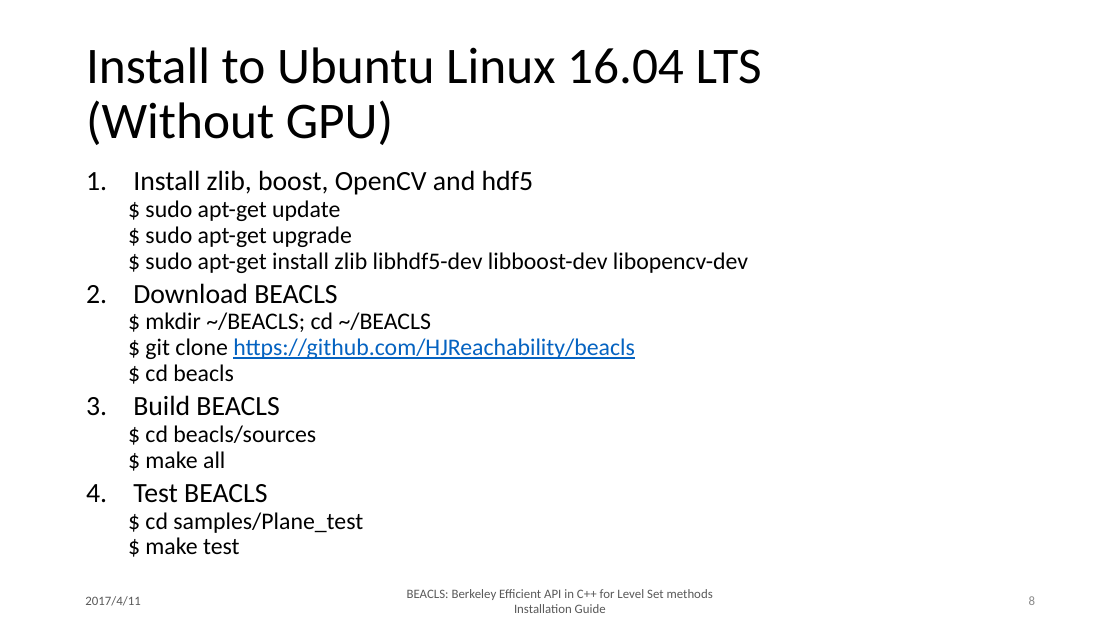
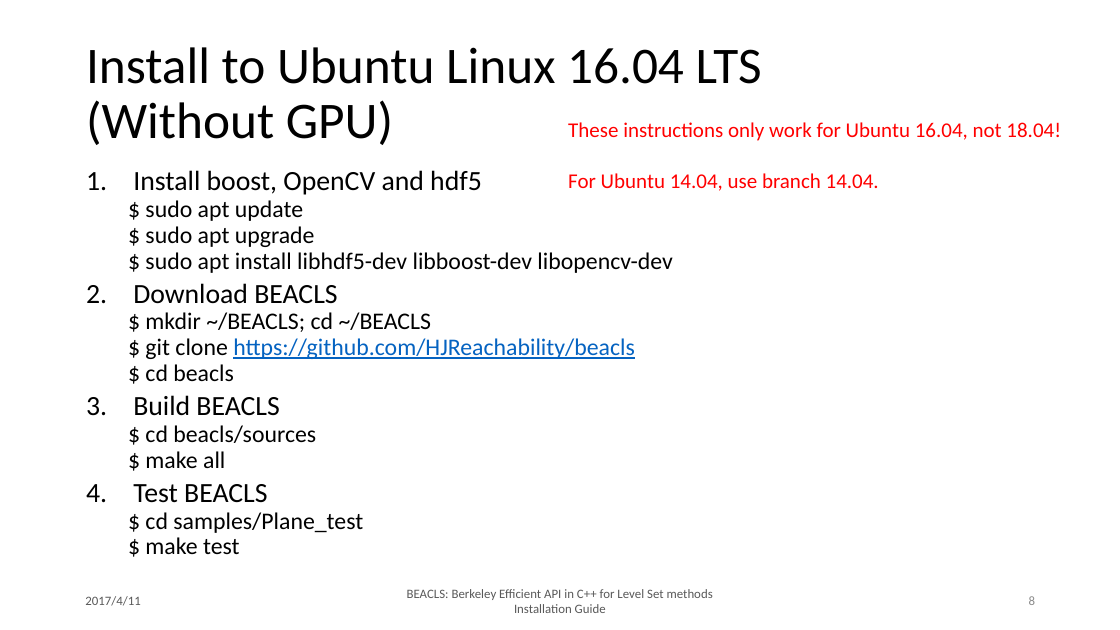
Before and after one commit to HJReachability/beacls, a slide deck: slide 8 of docs/slides/master/BEACLS_Installation_Guide.pptx. Drawn at 1120x630 pixels with LibreOffice and Linux fonts; fonts in the diff are those of the drawing. Boxes give left, top, right and bottom in pixels: in the first picture for what was removed or moved away, otherwise in the second. Text is boxed around its words. In the diff, an @@ line names an element or a change of style, - is before the commit and + after.

Commit message:
Updated installation guide
Removed zlib install and added warning about Ubuntu 18.04 and 14.04

```diff
--- a/docs/slides/master/BEACLS_Installation_Guide.pptx
+++ b/docs/slides/master/BEACLS_Installation_Guide.pptx
@@ text added at [568, 122, 1061, 191], 18 pt, text #FF0000 @@
+These instructions only work for Ubuntu 16.04, not 18.04!
+For Ubuntu 14.04, use branch 14.04.
@@ text at [133, 170, 672, 273]: text changed @@
-1. Install zlib, boost, OpenCV and hdf5
-  $ sudo apt-get update
-  $ sudo apt-get upgrade
-  $ sudo apt-get install zlib libhdf5-dev libboost-dev libopencv-dev
+1. Install boost, OpenCV and hdf5
+  $ sudo apt update
+  $ sudo apt upgrade
+  $ sudo apt install libhdf5-dev libboost-dev libopencv-dev
```
Also in this commit, not shown: 1 other file.
